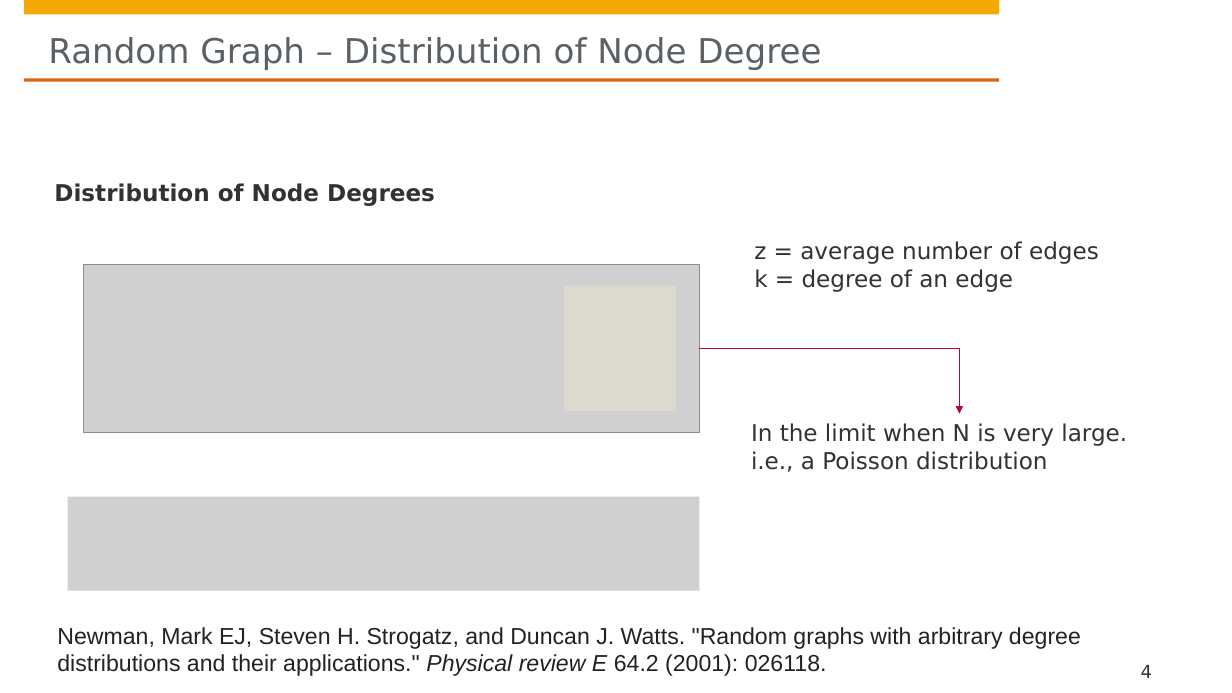
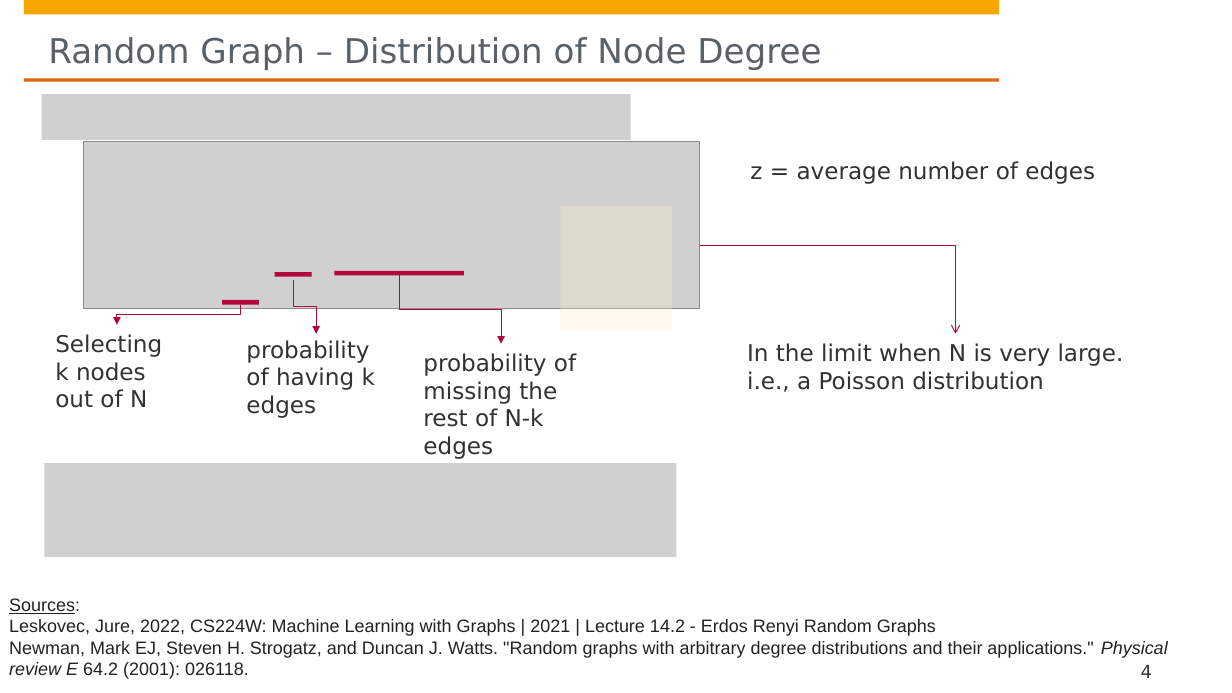
Before and after one commit to hpi-sam/GNN-for-Knowledge-Graphs, a slide deck: slide 4 of slides/6. Null Models.pptx. Drawn at 1232x693 pixels with LibreOffice and Linux fonts; fonts in the diff are those of the drawing; grey boxes stand for pictures; background and template pictures are left out. Boxes give left, top, right and bottom in pixels: in the first picture for what was removed or moved away, otherwise in the second. Text is boxed around its words. In the diff, an @@ line names an element or a change of style, - is before the commit and + after.

Commit message:
updated slides

```diff
--- a/slides/6. Null Models.pptx
+++ b/slides/6. Null Models.pptx
@@ picture added at bbox=[42, 94, 630, 140] @@
@@ picture: place and size @@
-picture at bbox=[83, 264, 700, 432]
+picture at bbox=[83, 141, 700, 309]
@@ text "z = average number of ...": place and size @@
-text "z = average number of ..." at bbox=[754, 241, 1099, 292]
+text "z = average number of ..." at bbox=[750, 161, 1095, 184]
@@ text removed at bbox=[54, 183, 435, 206] @@
-Distribution of Node Degrees
@@ rectangle: place and size @@
-rectangle at bbox=[564, 286, 676, 411]
+rectangle at bbox=[560, 206, 672, 332]
@@ elbow arrow moved from (700, 348) - (959, 414) to (700, 246) - (956, 334) @@
@@ elbow arrow (700, 246) - (956, 334): arrowheads changed @@
@@ text at bbox=[754, 269, 1013, 292]: paragraph removed @@
-k = degree of an edge
@@ rectangle added at bbox=[274, 272, 311, 276], fill #B1063A @@
@@ elbow arrow added from (294, 280) to (316, 334), #B1063A 0.75 pt @@
@@ rectangle added at bbox=[335, 271, 464, 275], fill #B1063A @@
@@ elbow arrow added from (399, 275) to (501, 344), #B1063A 0.75 pt @@
@@ elbow arrow added from (240, 305) to (117, 324), #B1063A 0.75 pt @@
@@ rectangle added at bbox=[222, 300, 259, 305], fill #B1063A @@
@@ text added at bbox=[55, 334, 162, 408], 18 pt, text #323232 @@
+Selecting k nodes out of N
@@ text added at bbox=[246, 340, 375, 418], 18 pt, text #323232 @@
+probability of having k edges
@@ text added at bbox=[423, 353, 576, 459], 18 pt, text #323232 @@
+probability of missing the rest of N-k edges
@@ text "In the limit when N ...": place and size @@
-text "In the limit when N ..." at bbox=[751, 423, 1127, 472]
+text "In the limit when N ..." at bbox=[747, 343, 1124, 392]
@@ picture: place and size @@
-picture at bbox=[67, 497, 700, 592]
+picture at bbox=[44, 463, 677, 557]
@@ text "Sources:": place and size @@
-text "Sources:" at bbox=[57, 627, 1081, 676]
+text "Sources:" at bbox=[9, 598, 1168, 679]
@@ text at bbox=[9, 598, 936, 636]: paragraphs added @@
+Sources:
+Leskovec, Jure, 2022, CS224W: Machine Learning with Graphs | 2021 | Lecture 14.2 - Erdos Renyi Random Graphs
@@ text at bbox=[9, 641, 1168, 679]: size 18 to 14 pt in "Newman, Mark EJ, Steven H. Strogatz, and ..." @@
```
Also in this commit, not shown: 2 other files.
